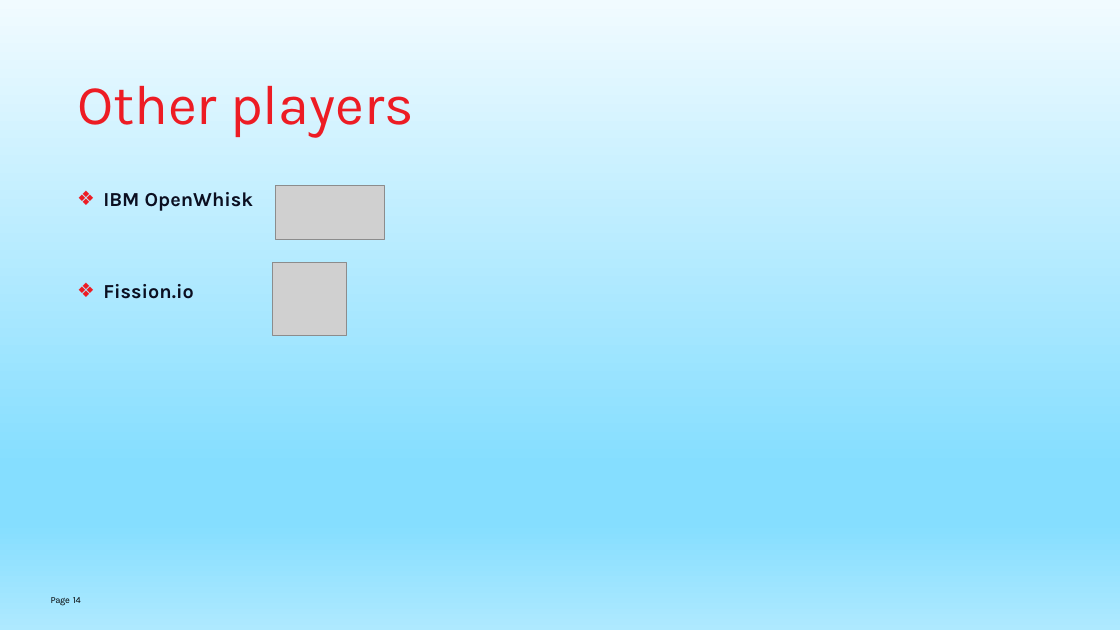
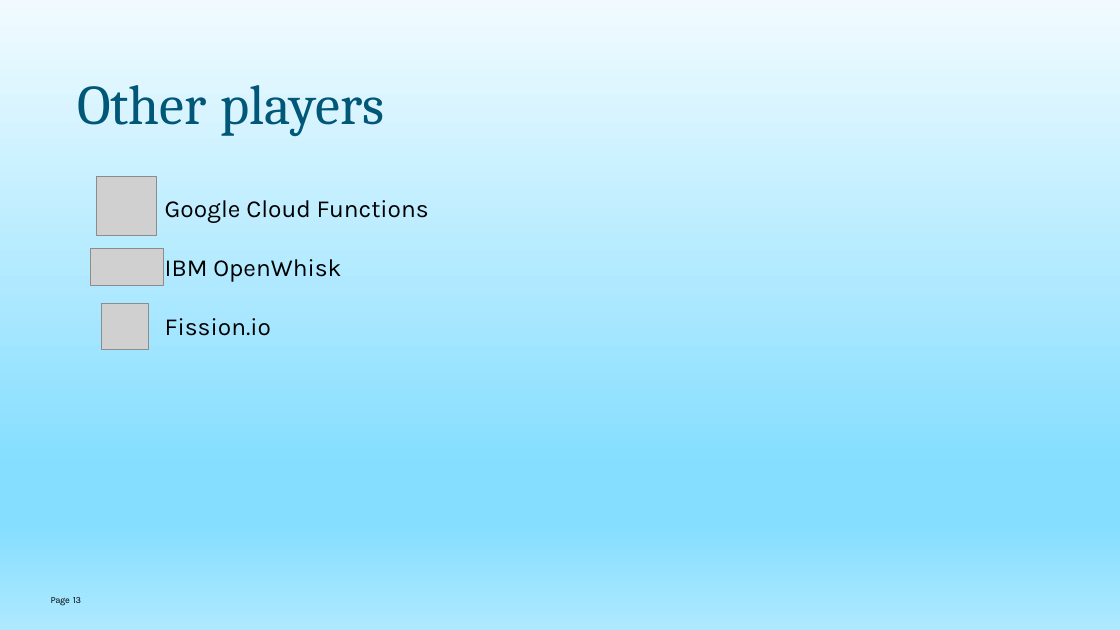
Before and after one commit to mehdikhaleghian/StudyNotes, a slide deck: slide 13 of Azure Functions.pptx (slide 14 before the commit). Drawn at 1120x630 pixels with LibreOffice and Linux fonts; fonts in the diff are those of the drawing; grey boxes stand for pictures; background and template pictures are left out. Boxes give left, top, right and bottom in pixels: in the first picture for what was removed or moved away, otherwise in the second. Text is boxed around its words. In the diff, an @@ line names an element or a change of style, - is before the commit and + after.

Commit message:
Updated Presentation files

```diff
--- a/Azure Functions.pptx
+++ b/Azure Functions.pptx
@@ title "Other players" at (77,85,384,137): font Karla to Cambria, text colour #ED1C24 to #005778 @@
@@ picture added at (97,176,156,236) @@
@@ text removed at (103,192,253,299) @@
-❖ IBM OpenWhisk
-❖ Fission.io
@@ text added at (165,200,429,336), 21 pt, text #000000 @@
+Google Cloud Functions
+IBM OpenWhisk
+Fission.io
@@ picture removed at (276,185,385,239) @@
@@ picture added at (90,249,163,285) @@
@@ picture removed at (273,262,347,335) @@
@@ picture added at (102,304,148,350) @@
```
Also in this commit, not shown: 6 other slides changed, 4 slides added, 10 slides removed, 4 other files.
